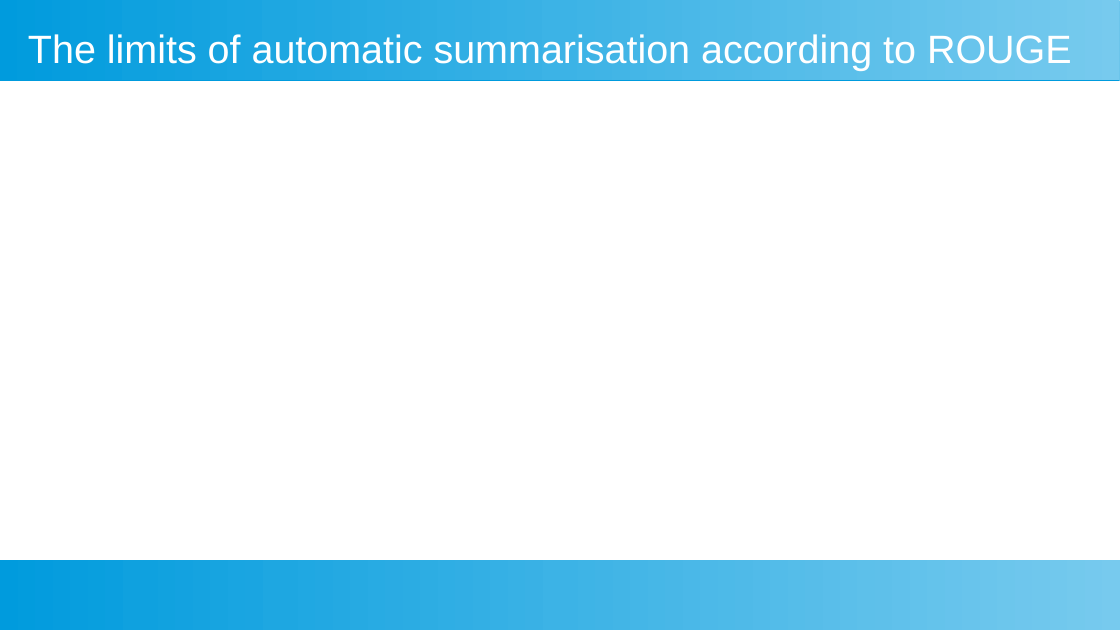
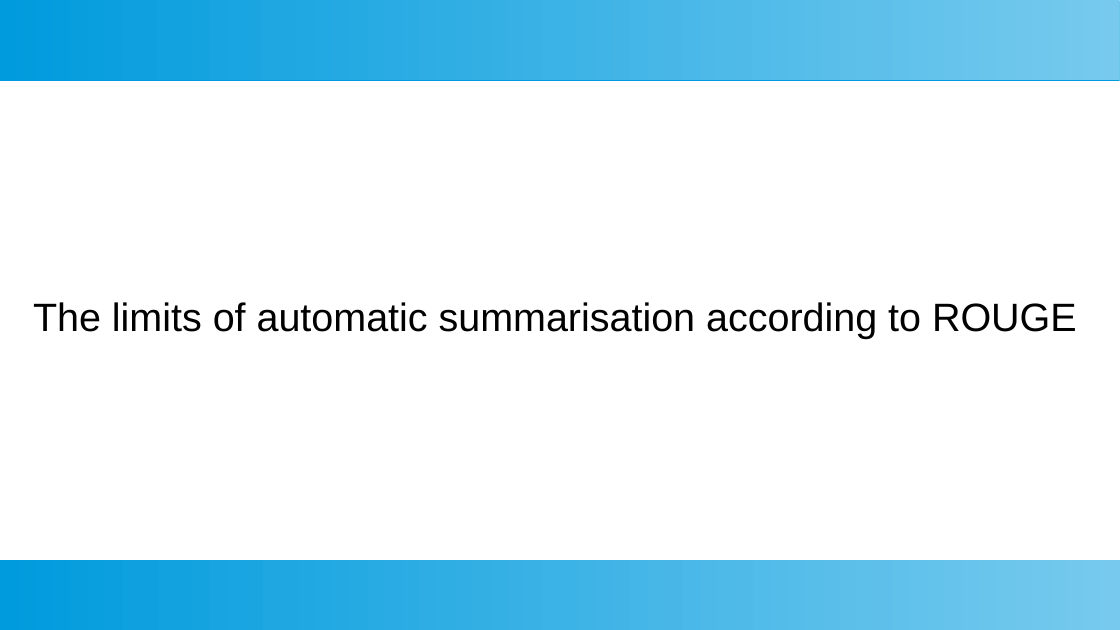
Before and after one commit to fannybachey/stage_2024, a slide deck: slide 3 of presentation/presentation_2.odp. Drawn at 1120x630 pixels with LibreOffice and Linux fonts; fonts in the diff are those of the drawing. Boxes give left, top, right and bottom in pixels: in the first picture for what was removed or moved away, otherwise in the second. Text is boxed around its words. In the diff, an @@ line names an element or a change of style, - is before the commit and + after.

```diff
--- a/presentation/presentation_2.odp
+++ b/presentation/presentation_2.odp
@@ text "The limits of automatic summarisation ...": place and size @@
-text "The limits of automatic summarisation ..." at (28, 34, 1072, 71)
+text "The limits of automatic summarisation ..." at (33, 302, 1077, 339)
@@ text "The limits of automatic summarisation ..." at (33, 302, 1077, 339): text colour #FFFFFF to #000000; indent changed; less space between paragraphs; vertical alignment middle to top @@
```
Also in this commit, not shown: 3 other slides changed, 11 slides added, 1 slide removed.
